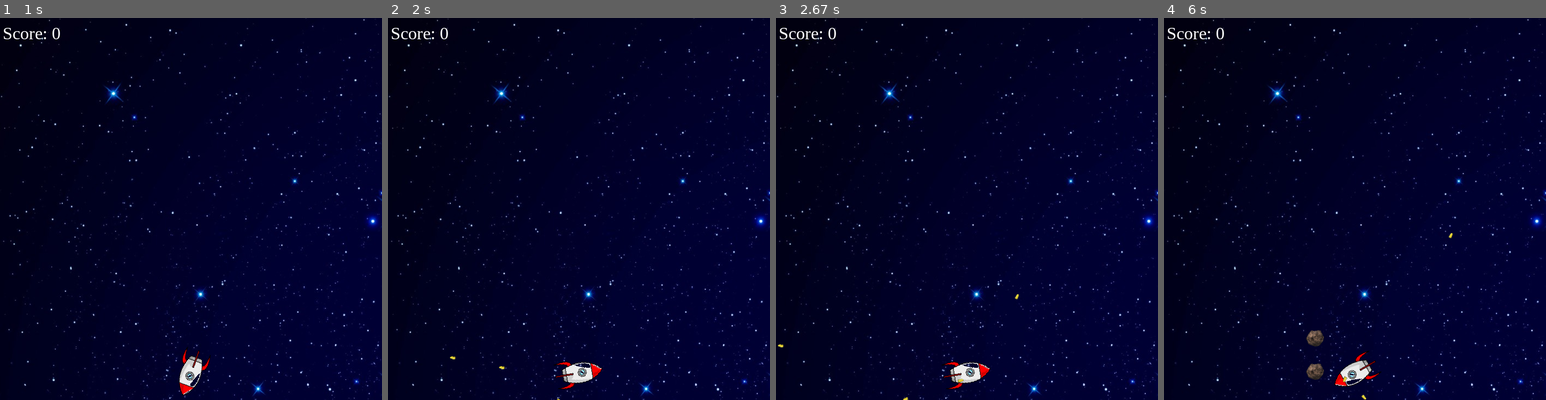
Above: before the commit, frames 1-4 (left to right).
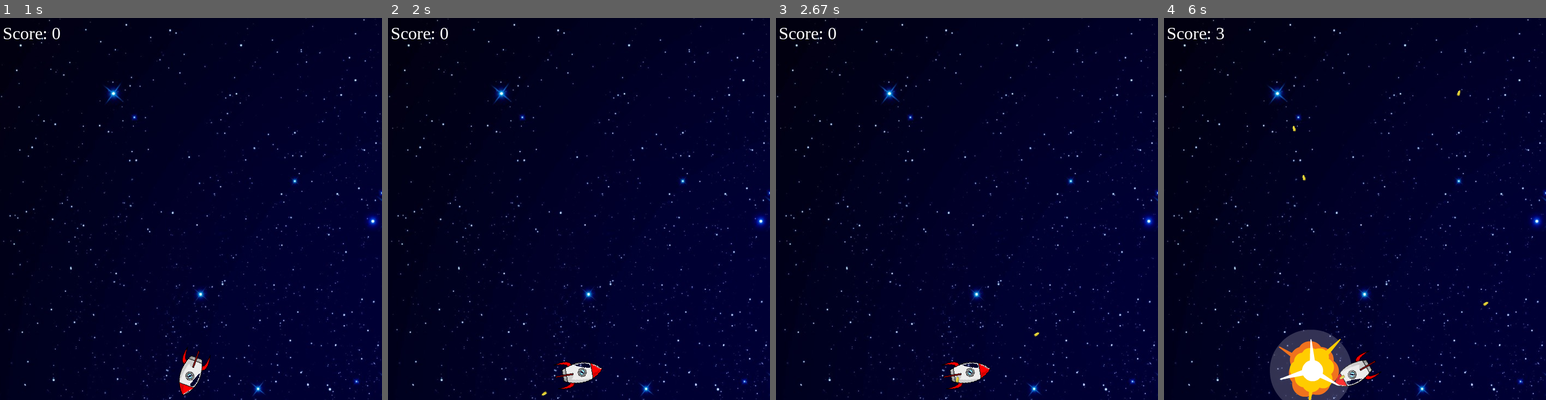
Above: after the commit, the same moments.

Repository: yangxqiao/PyGame
Game: pygame game, started from py_game/spaceship_shooter.py
Two runs of this game, one before a commit and one after it. Both use one fixed random seed, a clock stepped at 60 frames per second and the inputs below.
Inputs (mouse positions are in pixels of both pictures, inside the frame that each line leads up to):
- Up to frame 1 (1 s): click "Go!" at 0.4 s; hold Right from 0.67 s (still down); move the mouse to (175, 224) at 0.7 s
- Up to frame 2 (2 s): release Right at 1.13 s; hold Right 1.17-1.63 s; tap Space at 1.23, 1.53, 1.73 s; hold Left from 1.67 s (still down)
- Up to frame 3 (2.67 s): tap Space at 2.03, 2.3, 2.6 s; release Left at 2.2 s; hold Left 2.23-2.63 s
- Up to frame 4 (6 s): hold Right 2.67-3.3 s; tap Space at 2.73, 3.03, 3.4, 3.7, 3.9, 4.2, 4.4, 4.7, 4.9, 5.2, 5.47, 5.77, 5.9 s; hold Left 3.33-3.8 s; hold Right 3.83-4.3 s; hold Right 4.33-4.8 s; hold Left 4.83-5.37 s; hold Left 5.4-5.8 s; hold Right from 5.83 s (still down)

Frame 1 is identical in both runs. In frame 2, less than 0.1% of the frame differs, in the area x 16-45%, y 88-100%; in frame 3, less than 0.1%; in frame 4, 3.3%, in the area x 13-85%, y 2-100%.

Commit message:
Fix the coordinate of the spaceship

Diff:
--- a/py_game/spaceship_shooter.py
+++ b/py_game/spaceship_shooter.py
@@ -2,6 +2,7 @@
 from pygame.math import Vector2
 import random
 import numpy as np
+import math
 
 BLACK = (0, 0, 0)
 WHITE = (255, 255, 255)
@@ -42,7 +43,7 @@
         self.original_image = self.image
         self.pos = Vector2(position)
         self.direction = Vector2(90, 0)
-        self.angle = 0
+        self.angle = 90
         self.angle_speed = 0
 
     def update_position(self):
@@ -51,7 +52,7 @@
 
             self.angle += self.angle_speed
             self.direction.rotate_ip(self.angle_speed)
-            self.image = pygame.transform.rotate(self.original_image, -self.angle)
+            self.image = pygame.transform.rotate(self.original_image, self.angle - 90)
             self.image = self.image.convert_alpha()
             self.rect = self.image.get_rect(center=self.rect.center)
 
@@ -137,6 +138,7 @@
 pygame.display.set_caption("Spaceship Game")
 background = pygame.image.load('img/starry_night.jpg')
 clock = pygame.time.Clock()
+radius = math.sqrt((SCREEN_WIDTH/2)**2 + SCREEN_HEIGHT**2)
 
 
 class SpaceshipShooter:
@@ -220,11 +222,14 @@
 
                 elif event.type == pygame.KEYDOWN:
                     if event.key == pygame.K_LEFT:
-                        if player.angle > -90:
+                        if player.angle < 180:
+                            player.angle_speed = 10
+                            print(player.angle)
+
+                    elif event.key == pygame.K_RIGHT:
+                        if player.angle > 0:
                             player.angle_speed = -10
-                    elif event.key == pygame.K_RIGHT:
-                        if player.angle < 90:
-                            player.angle_speed = 10
+                            print(player.angle)
 
                 elif event.type == pygame.KEYUP:
                     if event.key == pygame.K_LEFT:
@@ -395,3 +400,13 @@
     space_shooter.spaceship_game_loop()
 else:
     quit_game()
+
+
+def generate_asteroid(radius, angle, SCREEN_WIDTH, SCREEN_HEIGHT):
+    x = radius * math.cos(math.radians(angle))
+    y = radius * math.sin(math.radians(angle))
+
+    x = min(x, SCREEN_WIDTH/2)
+    y = min(y, SCREEN_HEIGHT)
+
+    return x, y
